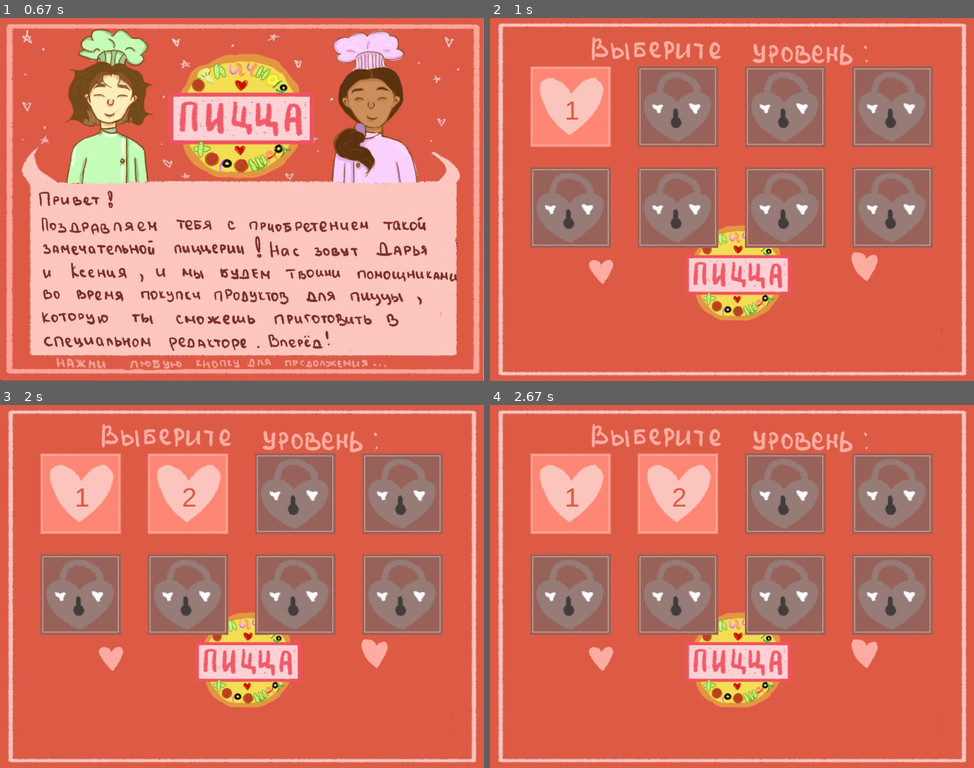
Above: before the commit, frames 1-4 (two rows, left to right).
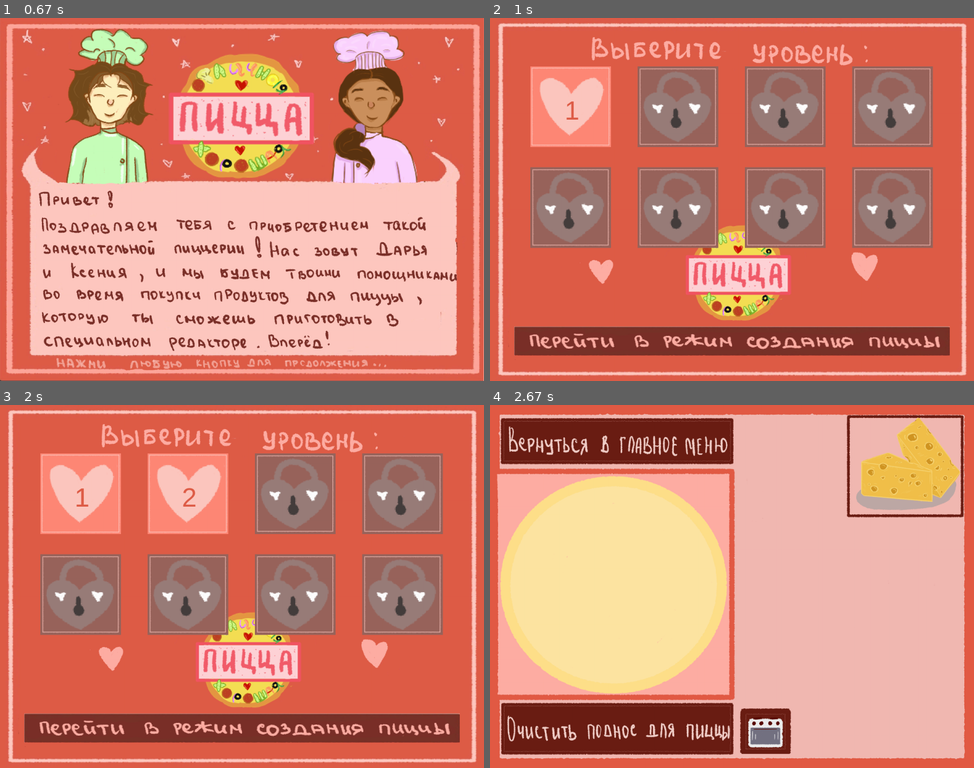
Above: after the commit, the same moments.

Repository: KsenyaShestakova/pygame_project
Game: pygame game, started from 1.py
Same seed, same stepped clock (60 frames per second), same inputs: the game is played once before the commit and once after it.
Inputs (mouse positions are in pixels of both pictures, inside the frame that each line leads up to):
- Up to frame 1 (0.67 s): click (353, 148) at 0.38 s
- Up to frame 2 (1 s): hold Right from 0.67 s (still down)
- Up to frame 3 (2 s): release Right at 1.13 s; click "1" at 1.22 s; hold D 1.5-1.8 s; hold Up 1.5-1.8 s; move the mouse to (246, 608) at 1.53 s; hold Q from 1.83 s (still down); hold Up from 1.83 s (still down)
- Up to frame 4 (2.67 s): release Q at 2.13 s; release Up at 2.13 s; click (732, 728) at 2.55 s

Frame 1 is identical in both runs. In frame 2, 7.2% of the frame differs, in the area x 5-95%, y 84-94%; in frame 3, 7.2%; in frame 4, 91%, in the area x 1-99%, y 1-99%.

Commit message:
Редактор пиццы ура

Diff:
--- a/1.py
+++ b/1.py
@@ -2,6 +2,7 @@
 
 from SCREEN_dead import you_dead
 from SCREEN_menu import new_game, game, change_is_open
+from SCREEN_redactor import redactor
 from file_with_sprite_groups import tiles_group, levels_sprites, player_group, enemy_group, products_group, exit_sprite
 from load_img import load_image
 from file_with_const import size, HEIGHT, WIDTH, menu_running, FPS, levels, \
@@ -224,84 +225,87 @@
     game('open_levels.txt')
 
     level = menu(screen)
-    LEVEL_NOW = level
-    level_map = load_level(levels[level])
-    player, max_x, max_y, enemies, product, exit_new = generate_level(level_map)
-
-    running = True
-    n = 0
-    while running:
-        n += 1
-        is_pressed = True
-        for event in pygame.event.get():
-            if event.type == pygame.QUIT:
-                terminate()
-
-            if event.type == pygame.KEYDOWN:
-                if event.key == pygame.K_w or event.key == pygame.K_UP:
+    if type(level) == int:
+        LEVEL_NOW = level
+        level_map = load_level(levels[level])
+        player, max_x, max_y, enemies, product, exit_new = generate_level(level_map)
+
+        running = True
+        n = 0
+        while running:
+            n += 1
+            is_pressed = True
+            for event in pygame.event.get():
+                if event.type == pygame.QUIT:
+                    terminate()
+
+                if event.type == pygame.KEYDOWN:
+                    if event.key == pygame.K_w or event.key == pygame.K_UP:
+                        move(player, 'up')
+                        is_pressed = False
+                    elif event.key == pygame.K_s or event.key == pygame.K_DOWN:
+                        move(player, "down")
+                        is_pressed = False
+                    elif event.key == pygame.K_a or event.key == pygame.K_LEFT:
+                        move(player, "left")
+                        is_pressed = False
+                    elif event.key == pygame.K_d or event.key == pygame.K_RIGHT:
+                        move(player, "right")
+                        is_pressed = False
+                    n -= n % 20
+
+                if event.type == pygame.KEYDOWN:
+                    if event.key == pygame.K_ESCAPE:
+                        end_lvl()
+                        continue
+
+                    elif event.key == pygame.K_q:
+                        change_is_open('open_levels.txt', LEVEL_NOW)
+                        end_lvl()
+                        continue
+
+            if is_pressed:
+                if (pygame.key.get_pressed()[pygame.K_UP] or pygame.key.get_pressed()[pygame.K_w]) and n % 20 == 0:
                     move(player, 'up')
-                    is_pressed = False
-                elif event.key == pygame.K_s or event.key == pygame.K_DOWN:
+                elif (pygame.key.get_pressed()[pygame.K_DOWN] or pygame.key.get_pressed()[pygame.K_s]) and n % 20 == 0:
                     move(player, "down")
-                    is_pressed = False
-                elif event.key == pygame.K_a or event.key == pygame.K_LEFT:
+                elif (pygame.key.get_pressed()[pygame.K_LEFT] or pygame.key.get_pressed()[pygame.K_a]) and n % 20 == 0:
                     move(player, "left")
-                    is_pressed = False
-                elif event.key == pygame.K_d or event.key == pygame.K_RIGHT:
+                elif (pygame.key.get_pressed()[pygame.K_RIGHT] or pygame.key.get_pressed()[pygame.K_d]) and n % 20 == 0:
                     move(player, "right")
-                    is_pressed = False
-                n -= n % 20
-
-            if event.type == pygame.KEYDOWN:
-                if event.key == pygame.K_ESCAPE:
+
+            for sprite in tiles_group:
+                camera.apply(sprite)
+            for sprite in enemy_group:
+                camera.apply(sprite)
+            for sprite in products_group:
+                camera.apply(sprite)
+
+            for el in enemies:
+                el.run()
+                if not el.kill_player():
+                    you_dead(screen)
                     end_lvl()
                     continue
 
-                elif event.key == pygame.K_q:
-                    change_is_open('open_levels.txt', LEVEL_NOW)
-                    end_lvl()
-                    continue
-
-        if is_pressed:
-            if (pygame.key.get_pressed()[pygame.K_UP] or pygame.key.get_pressed()[pygame.K_w]) and n % 20 == 0:
-                move(player, 'up')
-            elif (pygame.key.get_pressed()[pygame.K_DOWN] or pygame.key.get_pressed()[pygame.K_s]) and n % 20 == 0:
-                move(player, "down")
-            elif (pygame.key.get_pressed()[pygame.K_LEFT] or pygame.key.get_pressed()[pygame.K_a]) and n % 20 == 0:
-                move(player, "left")
-            elif (pygame.key.get_pressed()[pygame.K_RIGHT] or pygame.key.get_pressed()[pygame.K_d]) and n % 20 == 0:
-                move(player, "right")
-
-        for sprite in tiles_group:
-            camera.apply(sprite)
-        for sprite in enemy_group:
-            camera.apply(sprite)
-        for sprite in products_group:
-            camera.apply(sprite)
-
-        for el in enemies:
-            el.run()
-            if not el.kill_player():
-                you_dead(screen)
+            if exit_new.update(player):
+
                 end_lvl()
                 continue
 
-        if exit_new.update(player):
-
-            end_lvl()
-            continue
-
-        if product.update(player):
-            product.kill()
-
-        screen.fill((149, 66, 110))
-        camera.update(player)
-        tiles_group.draw(screen)
-        player_group.draw(screen)
-        enemy_group.draw(screen)
-        products_group.draw(screen)
-        pygame.display.flip()
-        clock.tick(FPS)
+            if product.update(player):
+                product.kill()
+
+            screen.fill((149, 66, 110))
+            camera.update(player)
+            tiles_group.draw(screen)
+            player_group.draw(screen)
+            enemy_group.draw(screen)
+            products_group.draw(screen)
+            pygame.display.flip()
+            clock.tick(FPS)
+    else:
+        redactor(screen)
 
 
 pygame.display.quit()
--- a/SCREEN_menu.py
+++ b/SCREEN_menu.py
@@ -58,13 +58,17 @@
     fon = pygame.transform.scale(load_image('menu_of_lvls.png'), (WIDTH, HEIGHT))
     surface.blit(fon, (0, 0))
     do_buttons(surface)
-
+    pizzas_red_btn = Buttons('BUTTON_go_to_red.png', int(WIDTH * 0.05), int(HEIGHT * 0.85), int(WIDTH * 0.9),
+                             int(HEIGHT * 0.08))
     while True:
 
         for event in pygame.event.get():
-
+            all_sprites.update(event)
             if event.type == pygame.QUIT:
                 terminate()
+            if pizzas_red_btn.is_clicked:
+                print(8)
+                return 'redactor'
 
             for el in lvl_btn:
                 lvl = el.update(event)
@@ -72,10 +76,10 @@
                     file_new.LEVEL_NOW = lvl
                     return lvl
 
-            lvl_btn.draw(surface)
-            for el in lvl_btn:
-                if el.is_open:
-                    el.draw_text(surface, (223, 93, 71))
+        all_sprites.draw(surface)
+        for el in lvl_btn:
+            if el.is_open:
+                el.draw_text(surface, (223, 93, 71))
         pygame.display.flip()
         clock.tick(FPS)
 
@@ -106,8 +110,6 @@
     for el in lvl_btn:
         if el.is_open:
             el.draw_text(surface, (223, 93, 71))
-
-    pizzas_red_btn = Buttons('BUTTON_go_to_red.png', int(WIDTH * 0.15), int(HEIGHT * 0.75), int(WIDTH * 0.7), int(HEIGHT * 0.2))
 
 
 class LevelBtn(Buttons):
--- a/SCREEN_redactor.py
+++ b/SCREEN_redactor.py
@@ -5,12 +5,23 @@
 from file_with_const import WIDTH, HEIGHT, clock, FPS
 from file_with_sprite_groups import redactor_sprites, all_sprites
 from load_img import load_image
-from SCREEN_menu import FIRST_LEVEL, SECOND_LEVEL, THIRD_LEVEL, \
-    FOURTH_LEVEL, FIFTH_LEVEL, SIXTH_LEVEL, SEVENTH_LEVEL, EIGHT_LEVEL
 
 from terminate import terminate
 
 pygame.init()
+
+with open('open_levels.txt', 'r') as file:
+    levels = list(line.split() for line in file)
+levels = list(map(int, levels[0]))
+
+FIRST_LEVEL = levels[0]
+SECOND_LEVEL = levels[1]
+THIRD_LEVEL = levels[2]
+FOURTH_LEVEL = levels[3]
+FIFTH_LEVEL = levels[4]
+SIXTH_LEVEL = levels[5]
+SEVENTH_LEVEL = levels[6]
+EIGHT_LEVEL = levels[7]
 
 
 def redactor(surface):
--- a/SCREEN_start.py
+++ b/SCREEN_start.py
@@ -30,9 +30,13 @@
                     settings.is_clicked = False"""
 
                 if new_game.is_clicked:
+                    for el in all_sprites:
+                        el.kill()
                     return 'new game'
 
                 if old_game.is_clicked:
+                    for el in all_sprites:
+                        el.kill()
                     return 'old game'
 
         pygame.display.flip()
